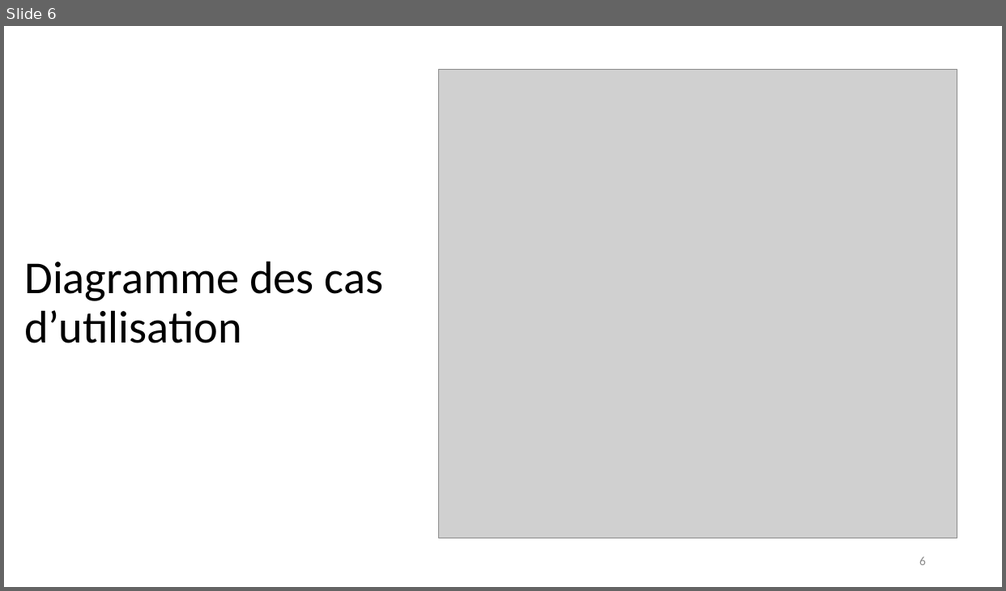
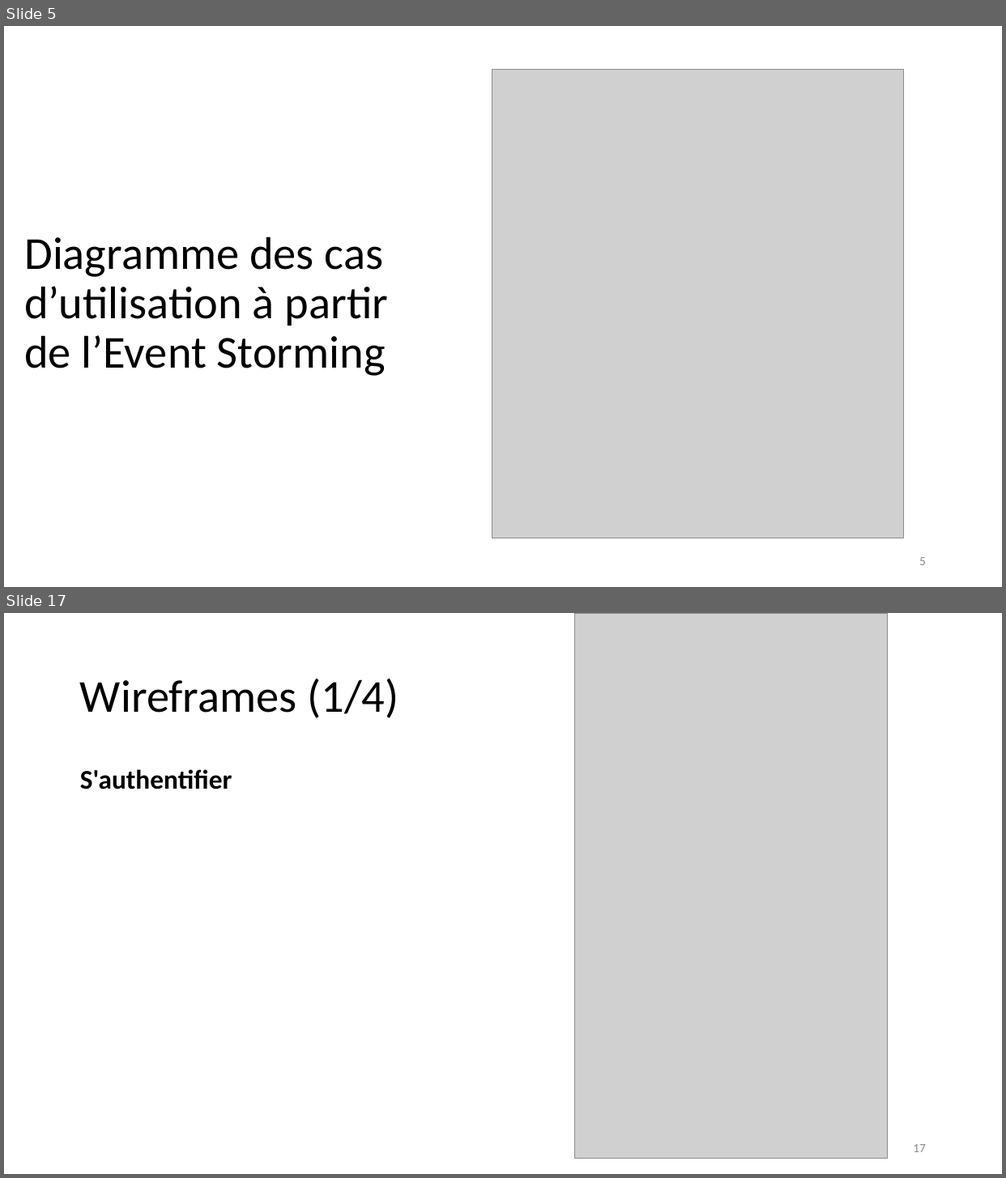
Before and after one commit to emmo78/Project_ConceptionOfMentorApp, a slide deck: Presentation_olivier_MOREL.pptx. Shown one above the other, each under a label of ours: slide 6 before the commit, slides 5 and 17 after it; the slides between them are not shown. The pictures are 1006x591 and 1006x1178 pixels, drawn with LibreOffice and Linux fonts; fonts in the diff are those of the drawing; grey boxes stand for pictures. Boxes give left, top, right and bottom in pixels: in the first picture for what was removed or moved away, otherwise in the second. Text is boxed around its words. In the diff, an @@ line names an element or a change of style, - is before the commit and + after.

```diff
--- a/Presentation_olivier_MOREL.pptx
+++ b/Presentation_olivier_MOREL.pptx
@@ slide 17 added at (x1=4, y1=613, x2=1002, y2=1174), background #FFFFFF @@
@@ picture added at (x1=574, y1=613, x2=888, y2=1159) @@
@@ title added at (x1=80, y1=679, x2=398, y2=718), 44 pt, text #000000 @@
+Wireframes (1/4)
@@ text added at (x1=80, y1=769, x2=232, y2=790), 26 pt, text #000000, bold @@
+S'authentifier
@@ page number added at (x1=913, y1=1144, x2=926, y2=1152), 12 pt, text #8C8C8C @@
+17
@@ what was slide 6 is now slide 5 @@
@@ slide 5 changed as well @@
@@ picture resized from (x1=439, y1=70, x2=957, y2=538) to (x1=492, y1=70, x2=903, y2=538) @@
@@ title at (x1=24, y1=237, x2=388, y2=376): text changed @@
-Diagramme des cas d’utilisation
+Diagramme des cas d’utilisation à partir de l’Event Storming
@@ page number at (x1=919, y1=557, x2=926, y2=565): text changed @@
-6
+5
```
Also in this commit, not shown: 1 other slide changed, 15 other slides added, 1 slide removed, 2 other files.
